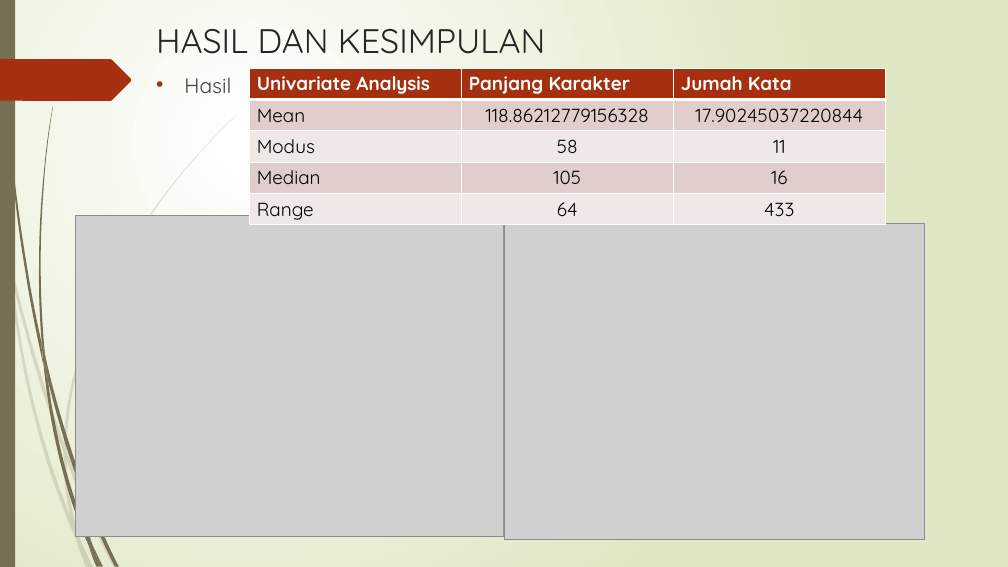
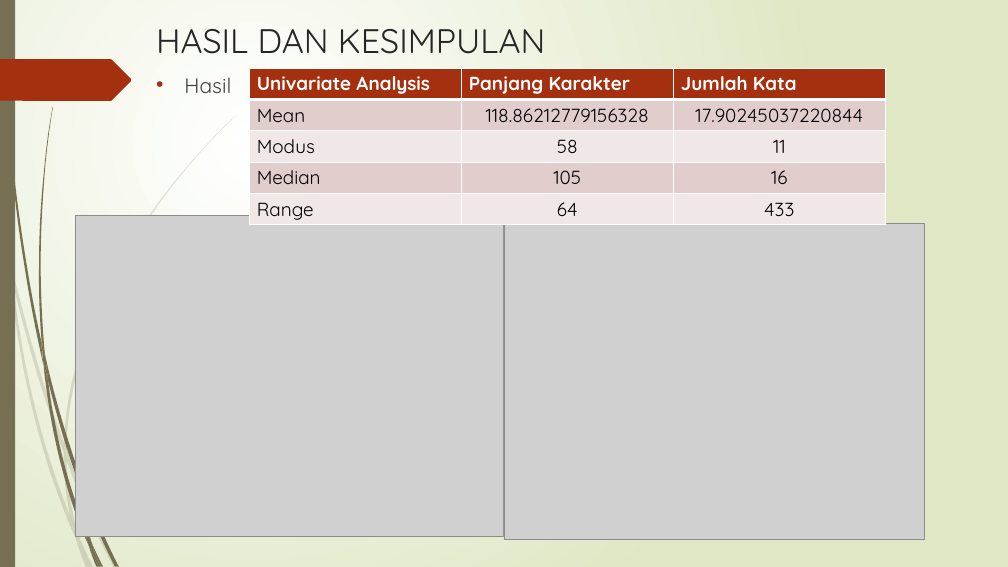
Before and after one commit to christadel27/2300944_09_ADE_hate-speech_Challenge-Gold, a slide deck: slide 4 of TUGAS GOLD CHALLENGE.pptx. Drawn at 1008x567 pixels with LibreOffice and Linux fonts; fonts in the diff are those of the drawing; grey boxes stand for pictures. Boxes give left, top, right and bottom in pixels: in the first picture for what was removed or moved away, otherwise in the second. Text is boxed around its words. In the diff, an @@ line names an element or a change of style, - is before the commit and + after.

```diff
--- a/TUGAS GOLD CHALLENGE.pptx
+++ b/TUGAS GOLD CHALLENGE.pptx
@@ table at [250, 68, 885, 224] @@
-row 1, column 3: Jumah Kata
+row 1, column 3: Jumlah Kata
```
Also in this commit, not shown: 4 other slides changed, 4 other files.
